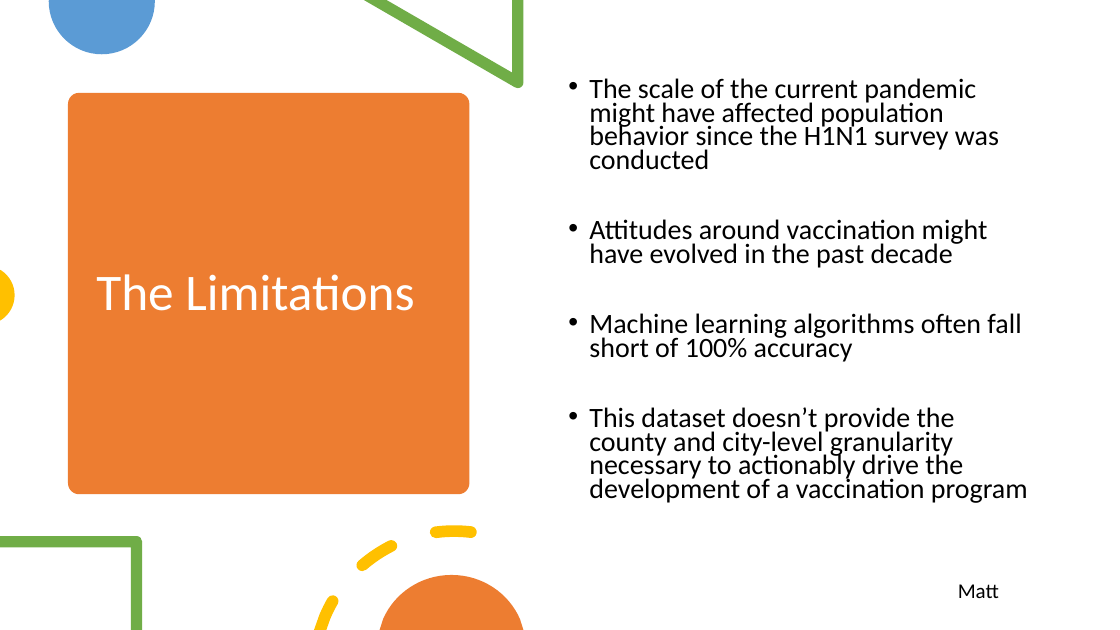
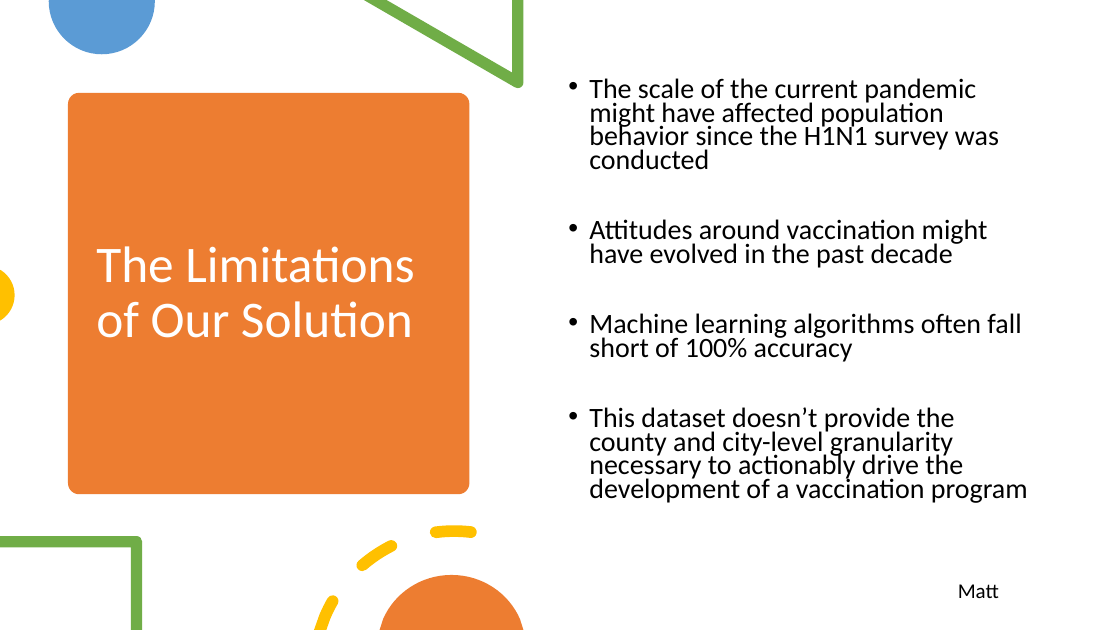
Before and after one commit to Sasmita28/Flu-Vaccine-Prediction, a slide deck: slide 5 of Project3Presentation.pptx. Drawn at 1120x630 pixels with LibreOffice and Linux fonts; fonts in the diff are those of the drawing. Boxes give left, top, right and bottom in pixels: in the first picture for what was removed or moved away, otherwise in the second. Text is boxed around its words. In the diff, an @@ line names an element or a change of style, - is before the commit and + after.

Commit message:
updated presentation

```diff
--- a/Project3Presentation.pptx
+++ b/Project3Presentation.pptx
@@ title at [96, 246, 414, 338]: text changed @@
-The Limitations
+The Limitations of Our Solution
```
Also in this commit, not shown: 3 other slides changed.
